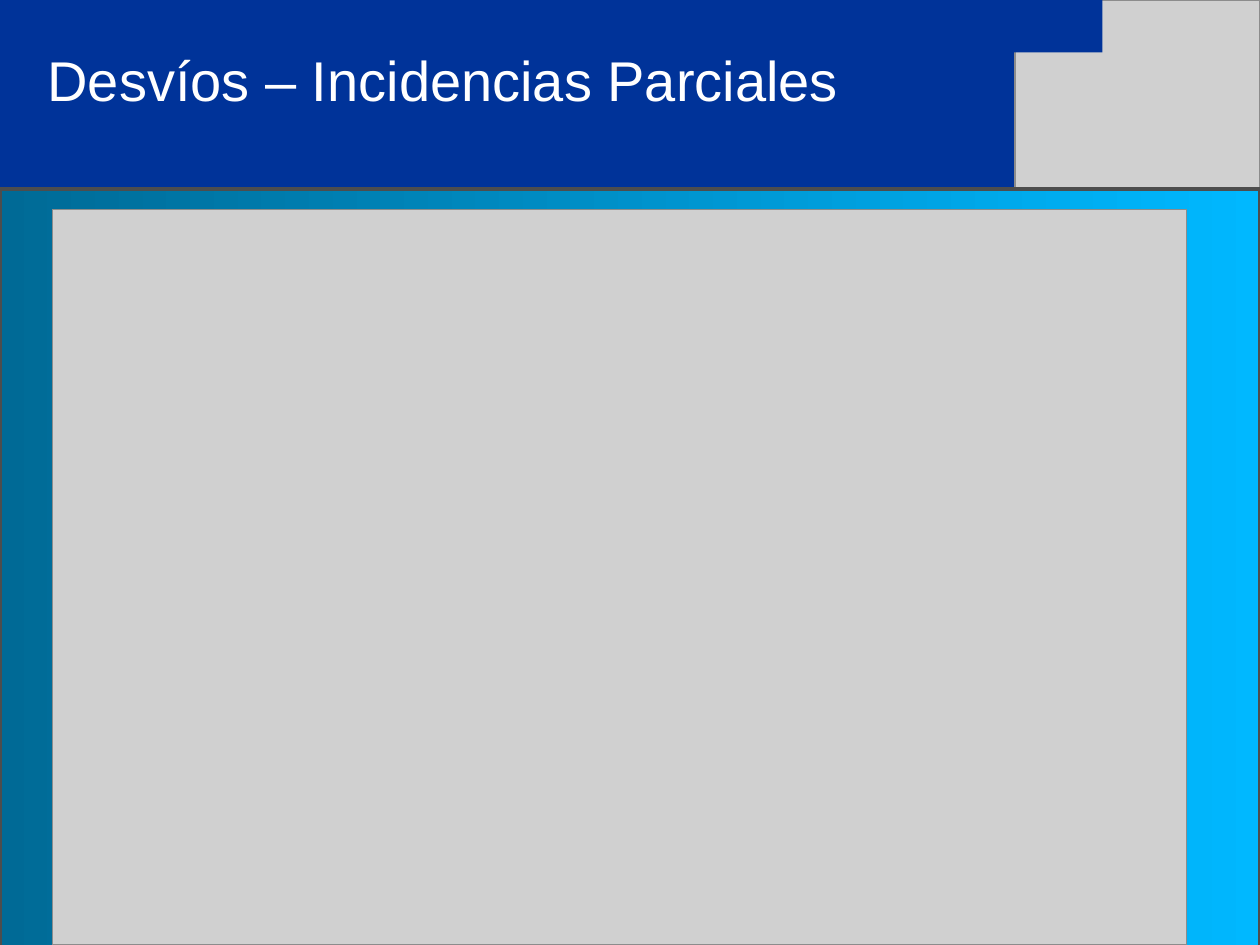
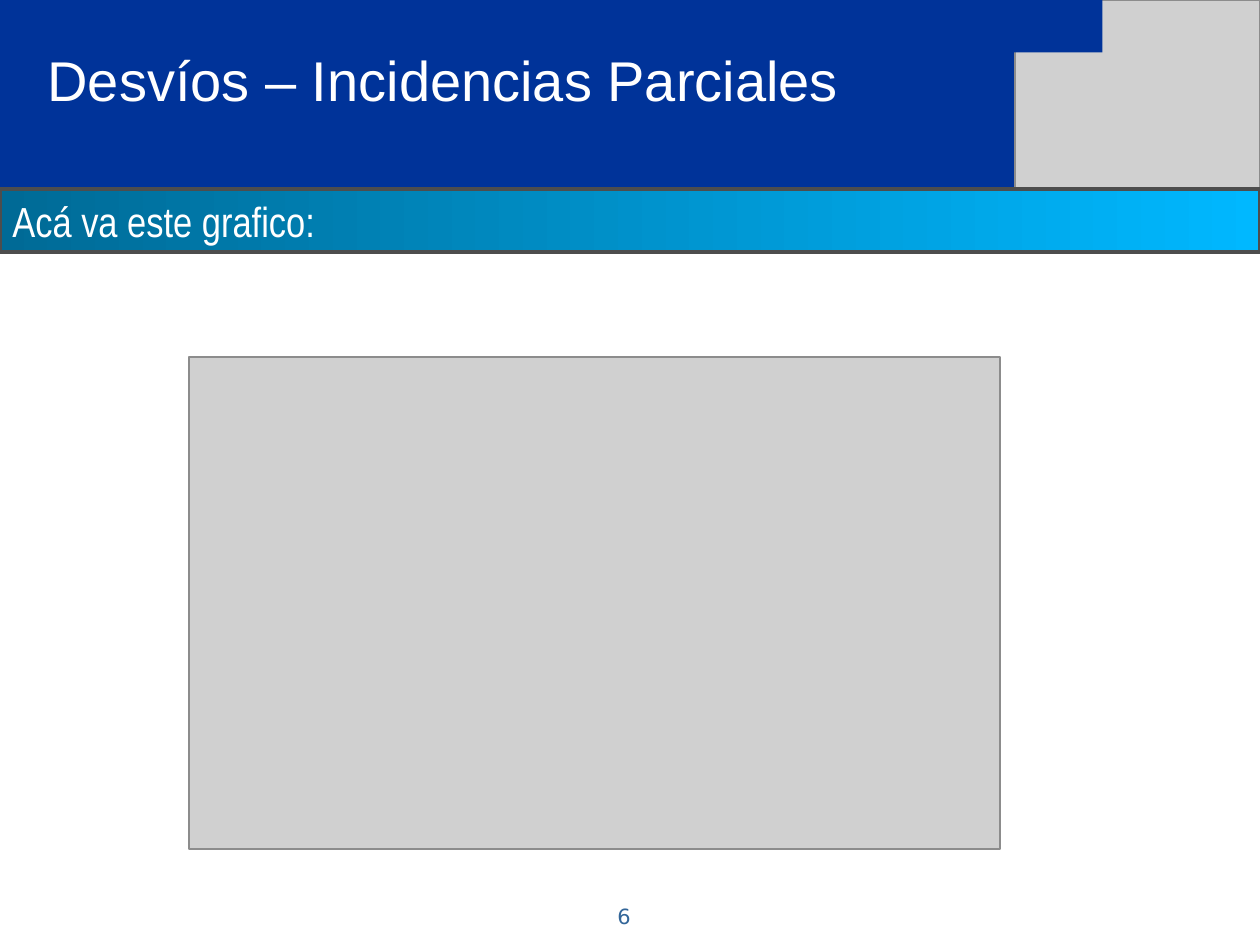
Before and after one commit to eallegretta/bagge, a slide deck: slide 6 of Documentation/06 Implementación y soporte/Entrega final/SETI_Presentación Final (PB - FE).ppt (slide 5 before the commit). Drawn at 1260x945 pixels with LibreOffice and Linux fonts; fonts in the diff are those of the drawing; grey boxes stand for pictures. Boxes give left, top, right and bottom in pixels: in the first picture for what was removed or moved away, otherwise in the second. Text is boxed around its words. In the diff, an @@ line names an element or a change of style, - is before the commit and + after.

```diff
--- a/Documentation/06 Implementación y soporte/Entrega final/SETI_Presentación Final (PB - FE).ppt
+++ b/Documentation/06 Implementación y soporte/Entrega final/SETI_Presentación Final (PB - FE).ppt
@@ rectangle removed at [0, 189, 1260, 945] @@
@@ rectangle added at [0, 189, 1260, 252], fill gradient #006A96 to #00B8FF, outline #4D4D4D 2.01 pt, 24 pt, text #FFFFFF @@
+Acá va este grafico:
@@ picture: place and size @@
-picture at [53, 209, 1187, 945]
+picture at [189, 357, 1000, 849]
@@ page number added at [617, 908, 630, 925], 12 pt, text #336699 @@
+6
```
Also in this commit, not shown: 2 other slides changed, 2 other files.
